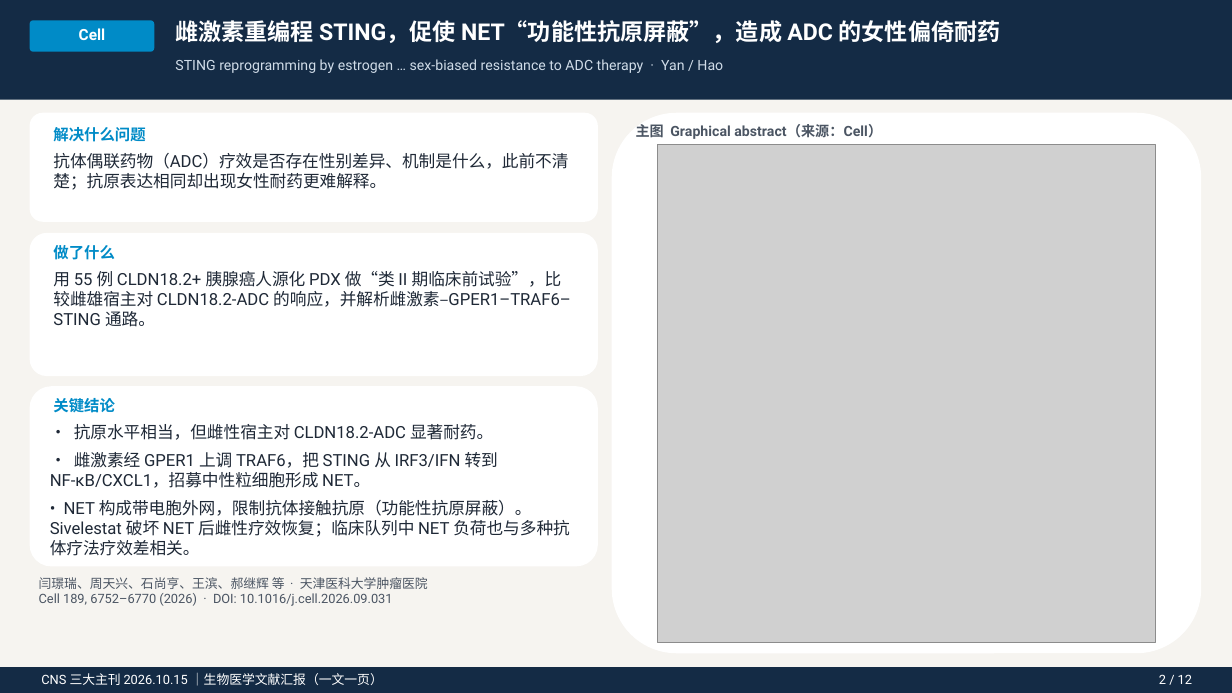
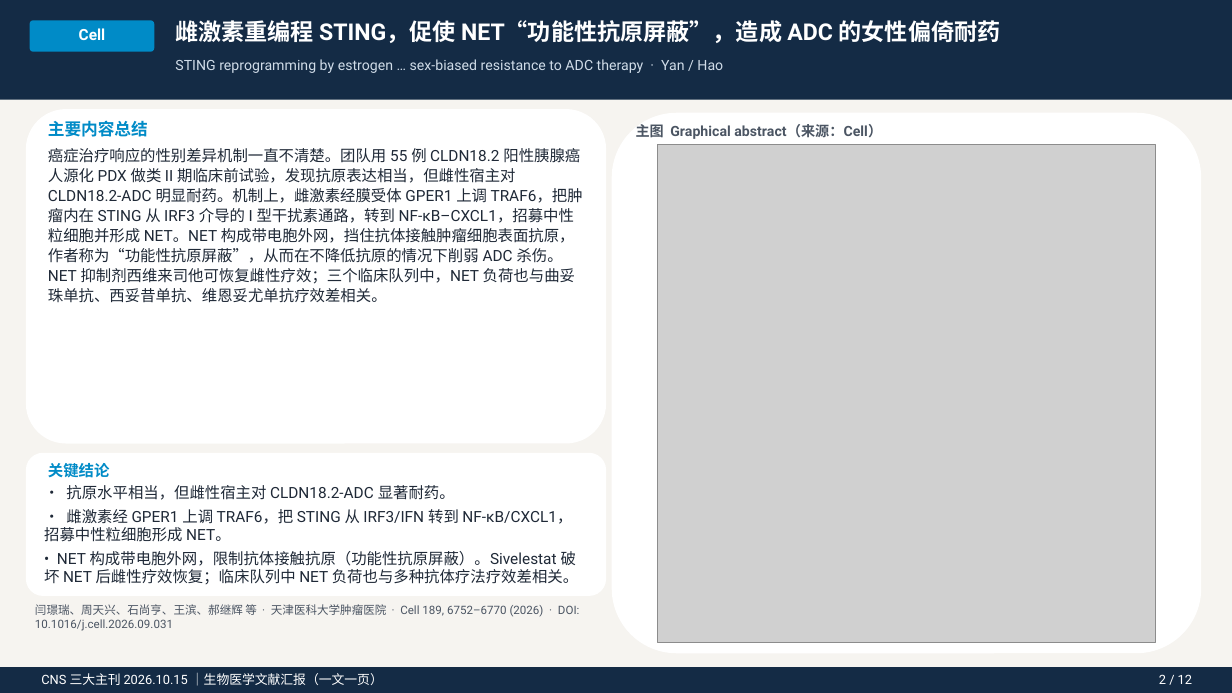
Before and after one commit to zh798858037-sys/AI, a slide deck: slide 4 of CNS_20261015_生物医学文献汇报.pptx. Drawn at 1232x693 pixels with LibreOffice and Linux fonts; fonts in the diff are those of the drawing; grey boxes stand for pictures. Boxes give left, top, right and bottom in pixels: in the first picture for what was removed or moved away, otherwise in the second. Text is boxed around its words. In the diff, an @@ line names an element or a change of style, - is before the commit and + after.

```diff
--- a/CNS_20261015_生物医学文献汇报.pptx
+++ b/CNS_20261015_生物医学文献汇报.pptx
@@ rounded rectangle: place and size @@
-rounded rectangle at bbox=[30, 233, 598, 376]
+rounded rectangle at bbox=[26, 109, 606, 444]
@@ rounded rectangle removed at bbox=[30, 113, 598, 222] @@
@@ text added at bbox=[48, 120, 148, 137], 13 pt, text #008BC7, bold @@
+主要内容总结
@@ text added at bbox=[48, 148, 583, 303], 12 pt, text #1F2937 @@
+癌症治疗响应的性别差异机制一直不清楚。团队用 55 例 CLDN18.2 阳性胰腺癌人源化 PDX 做类 II 期临床前试验，发现抗原表达相当，但雌性宿主对 CLDN18.2-ADC 明显耐药。机制上，雌激素经膜受体 GPER1 上调 TRAF6，把肿瘤内在 STING 从 IRF3 介导的 I 型干扰素通路，转到 NF-κB–CXCL1，招募中性粒细胞并形成 NET。NET 构成带电胞外网，挡住抗体接触肿瘤细胞表面抗原，作者称为“功能性抗原屏蔽”，从而在不降低抗原的情况下削弱 ADC 杀伤。NET 抑制剂西维来司他可恢复雌性疗效；三个临床队列中，NET 负荷也与曲妥珠单抗、西妥昔单抗、维恩妥尤单抗疗效差相关。
@@ text removed at bbox=[53, 127, 145, 142] @@
-解决什么问题
@@ text removed at bbox=[53, 153, 568, 190] @@
-抗体偶联药物（ADC）疗效是否存在性别差异、机制是什么，此前不清楚；抗原表达相同却出现女性耐药更难解释。
@@ text removed at bbox=[53, 245, 115, 260] @@
-做了什么
@@ text removed at bbox=[53, 271, 571, 327] @@
-用 55 例 CLDN18.2+ 胰腺癌人源化 PDX 做“类 II 期临床前试验”，比较雌雄宿主对 CLDN18.2-ADC 的响应，并解析雌激素–GPER1–TRAF6–STING 通路。
@@ rounded rectangle: place and size @@
-rounded rectangle at bbox=[30, 386, 598, 567]
+rounded rectangle at bbox=[26, 453, 606, 596]
@@ text "• 抗原水平相当，但雌性宿主对 CLDN18.2-ADC 显著耐药。": place and size @@
-text "• 抗原水平相当，但雌性宿主对 CLDN18.2-ADC 显著耐药。" at bbox=[50, 424, 570, 556]
+text "• 抗原水平相当，但雌性宿主对 CLDN18.2-ADC 显著耐药。" at bbox=[44, 485, 578, 584]
@@ text "• 抗原水平相当，但雌性宿主对 CLDN18.2-ADC 显著耐药。" at bbox=[44, 485, 578, 584]: size 13 to 12 pt; less space between paragraphs @@
@@ text "关键结论": place and size @@
-text "关键结论" at bbox=[53, 398, 115, 413]
+text "关键结论" at bbox=[48, 463, 110, 478]
@@ text at bbox=[35, 604, 579, 631]: text changed; size 10 to 9 pt @@
-闫璟瑞、周天兴、石尚亨、王滨、郝继辉 等 · 天津医科大学肿瘤医院
-Cell 189, 6752–6770 (2026) · DOI: 10.1016/j.cell.2026.09.031
+闫璟瑞、周天兴、石尚亨、王滨、郝继辉 等 · 天津医科大学肿瘤医院 · Cell 189, 6752–6770 (2026) · DOI: 10.1016/j.cell.2026.09.031
```
Also in this commit, not shown: 12 other slides changed, 2 other files.
